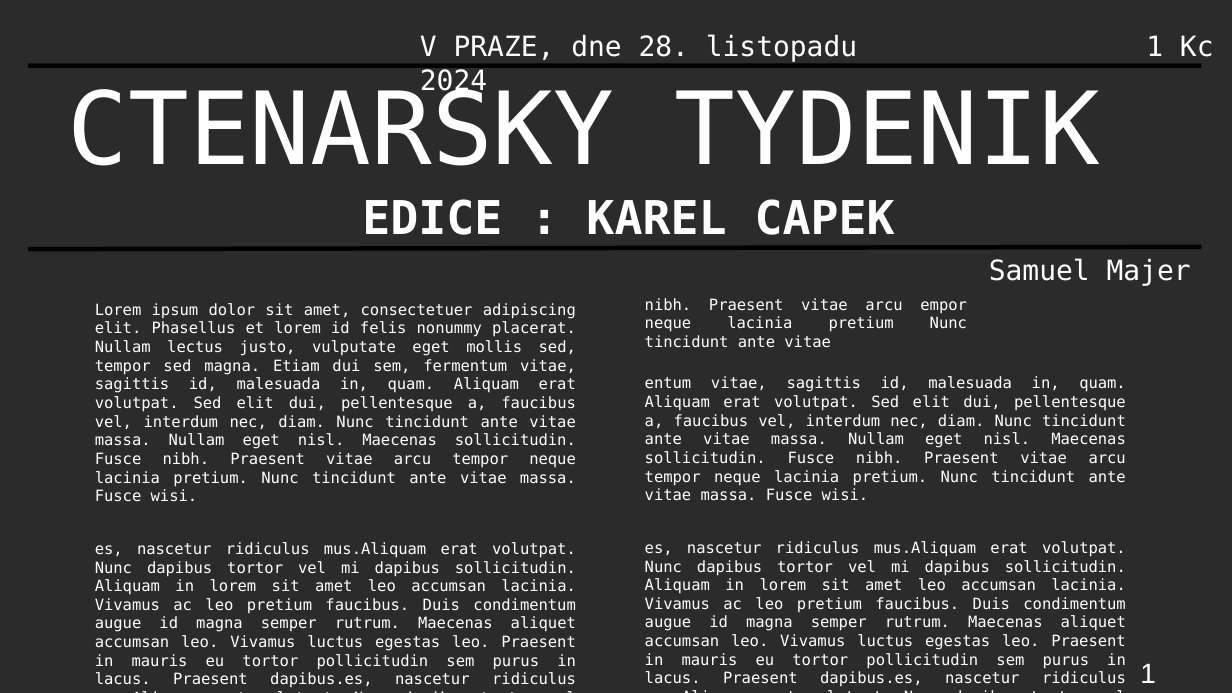
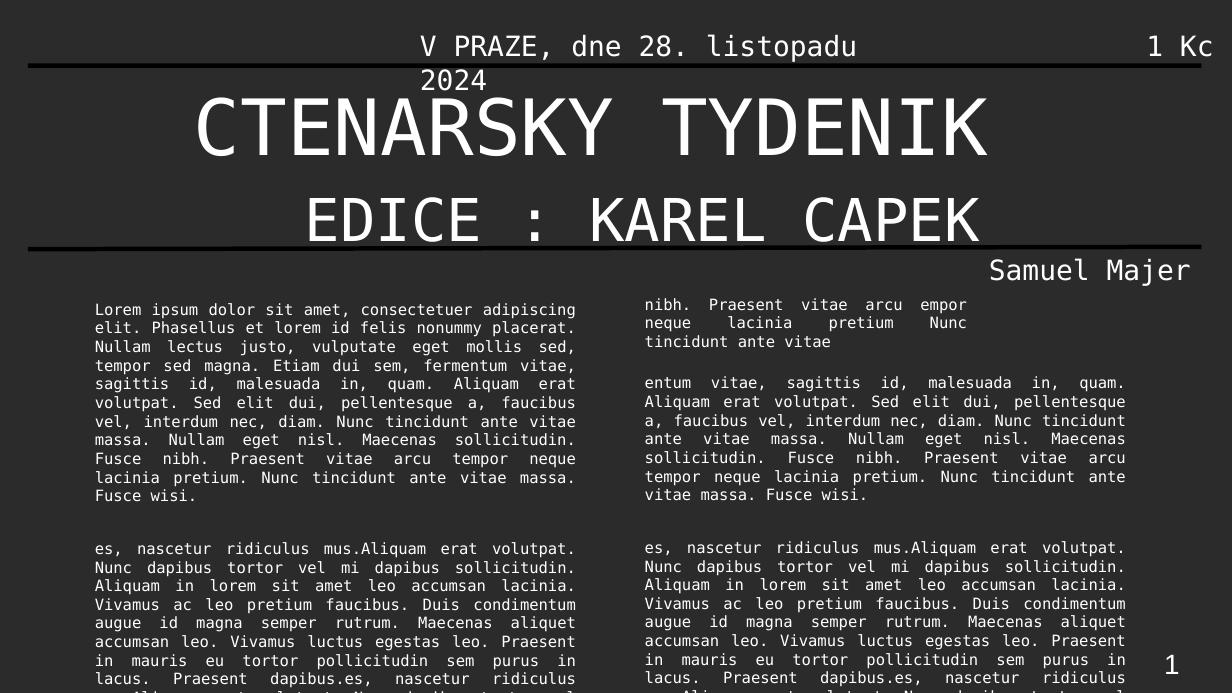
Before and after one commit to Domysli-si/Capek, a slide deck: slide 1 of Documents/Prezentace.odp. Drawn at 1232x693 pixels with LibreOffice and Linux fonts; fonts in the diff are those of the drawing; background and template pictures are left out; a plain dark background stands for a picture behind light text. Boxes give left, top, right and bottom in pixels: in the first picture for what was removed or moved away, otherwise in the second. Text is boxed around its words. In the diff, an @@ line names an element or a change of style, - is before the commit and + after.

```diff
--- a/Documents/Prezentace.odp
+++ b/Documents/Prezentace.odp
@@ title "CTENARSKY TYDENIK": place and size @@
-title "CTENARSKY TYDENIK" at [68, 82, 1100, 166]
+title "CTENARSKY TYDENIK" at [194, 97, 988, 156]
@@ title "CTENARSKY TYDENIK" at [194, 97, 988, 156]: size 65 to 50 pt @@
@@ text "EDICE : KAREL CAPEK": place and size @@
-text "EDICE : KAREL CAPEK" at [362, 199, 895, 235]
+text "EDICE : KAREL CAPEK" at [305, 197, 980, 251]
@@ text "EDICE : KAREL CAPEK" at [305, 197, 980, 251]: size 30 to 38 pt, bold off @@
@@ page number: place and size @@
-page number at [1140, 663, 1156, 683]
+page number at [1164, 654, 1180, 674]
```
Also in this commit, not shown: 3 other slides changed, 5 slides added, 3 other files.
